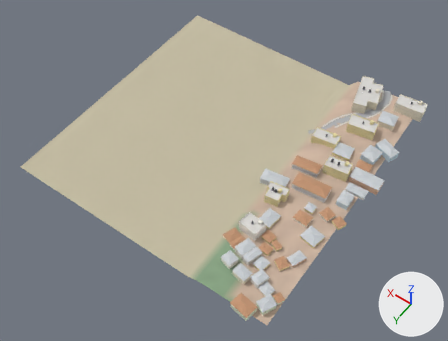
The glTF model city/hi/t_15_-3.glb, before and after one commit.
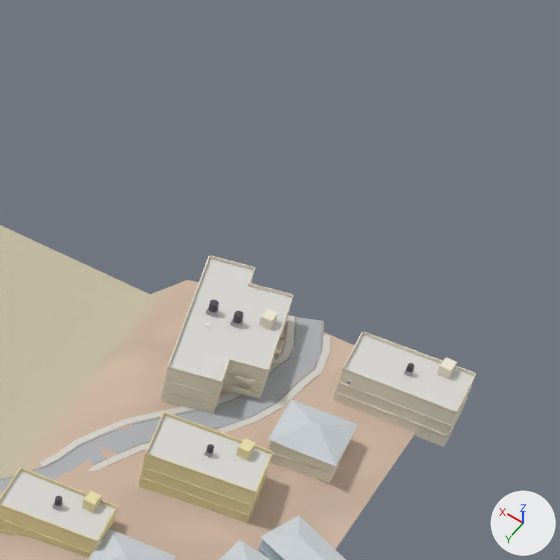
Each version appears first whole from a 50 mm camera at (3756.4, -341.7, 423.7) aimed at (3952.6, -616.3, -7.8), and next in a close-up on the part from 70% to 100% of the width and 4% to 44% of the height. The axes (+X, +Y, +Z) are drawn at lower right. The lights are the same throughout. The older version's two pictures come first. Vertices at exactly the same position are counted once.

Names of what the first close-up shows: 'Buildings-col', 'Details', 'Roads-col', 'Sidewalks-col', 'Terrain-col'.
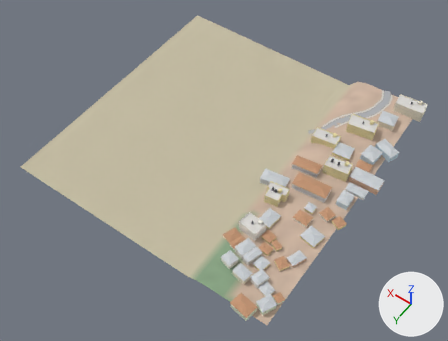
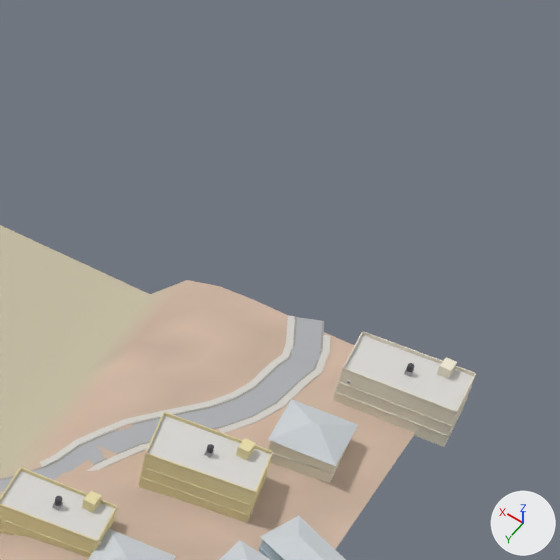
Location of each change, [x1, y1, x2, y2] in pixels of the close-ups (560 x 560 px):
'Buildings-col', reshaped: before [0, 259, 473, 560]; after [0, 335, 473, 560]
'Details', reshaped: before [0, 255, 476, 560]; after [0, 331, 476, 560]
part 1 of me_buildings_col, deleted: before [160, 259, 291, 413]
part 2 of me_details, deleted: before [161, 255, 293, 407]

The change in detail:
me_buildings_col is used by ob_buildings_col; location (0.0, 0.0, 0.0).
me_buildings_col had 552 vertices, 642 faces and spanned x 3829.0..3919.0, y -769.0..-506.0, z -1.0..20.0.
me_buildings_col now has 536 vertices, 620 faces and spans x 3829.0..3919.0, y -765.0..-506.0, z -1.0..20.0.
me_buildings_col part 1: the loose piece of 16 vertices spanning x 3872.0..3900.0, y -769.0..-730.0, z 8.0..18.0 is deleted.
me_details is used by ob_details; location (0.0, 0.0, 0.0).
me_details had 2459 vertices, 4064 faces and spanned x 3829.0..3919.0, y -769.0..-506.0, z 2.0..23.0.
me_details now has 2096 vertices, 3436 faces and spans x 3829.0..3919.0, y -766.0..-506.0, z 2.0..23.0.
me_details part 2: 23 loose pieces with 363 vertices, spanning x 3872.0..3900.0, y -769.0..-730.0, z 11.0..22.0, are deleted.
